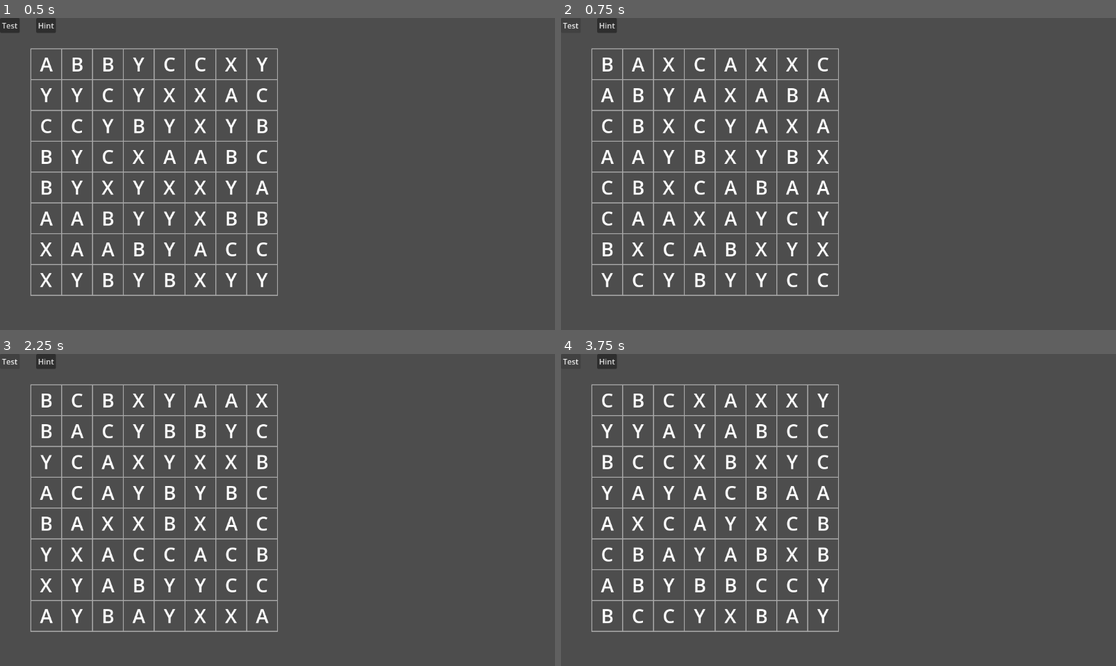
Above: before the commit, frames 1-4 (two rows, left to right).
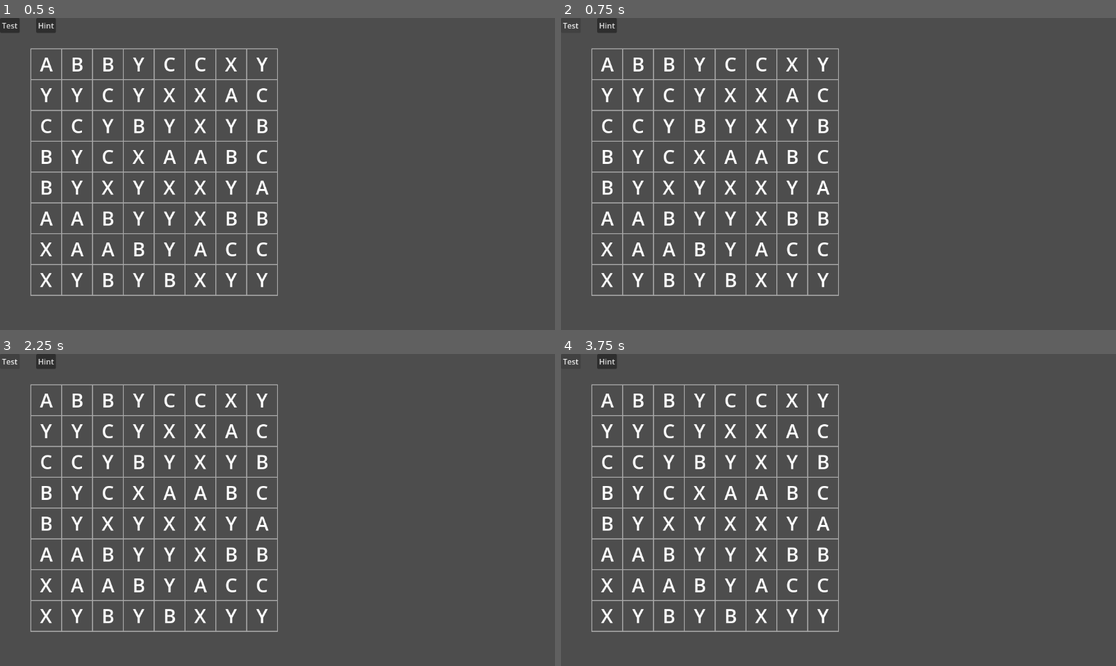
Above: after the commit, the same moments.

Repository: fehudma/godot_projects
Game: Godot game, scene res://Scenes/game.tscn
Same seed, same stepped clock (60 frames per second), same inputs: the game is played once before the commit and once after it.
Inputs:
- Up to frame 1 (0.5 s): no input
- Up to frame 2 (0.75 s): click "Test" at 0.5 s
- Up to frame 3 (2.25 s): click "Hint" at 1.25 s; click "Test" at 2 s
- Up to frame 4 (3.75 s): click "Hint" at 2.75 s; click "Test" at 3.5 s

Frame 1 is identical in both runs. In frame 2, 3.2% of the frame differs, in the area x 7-49%, y 12-87%; in frame 3, 2.4%; in frame 4, 2.8%.

Commit message:
added signal to Hint button

Diff:
--- a/Scenes/board.gd
+++ b/Scenes/board.gd
@@ -556,9 +556,10 @@
 
 					second_cell = Vector2i(-1, -1)
 
-
-
+func _on_hint_button_pressed() -> void:
+	print("Hint requested")
 
 func _on_test_button_pressed() -> void:
 	#collapse_column(0)
-	reshuffle_board()
+	#reshuffle_board()
+	print("Test requested")
--- a/Scenes/game.tscn
+++ b/Scenes/game.tscn
@@ -20,3 +20,4 @@
 text = "Hint"
 
 [connection signal="pressed" from="TestButton" to="Board" method="_on_test_button_pressed"]
+[connection signal="pressed" from="HintButton" to="Board" method="_on_hint_button_pressed"]
